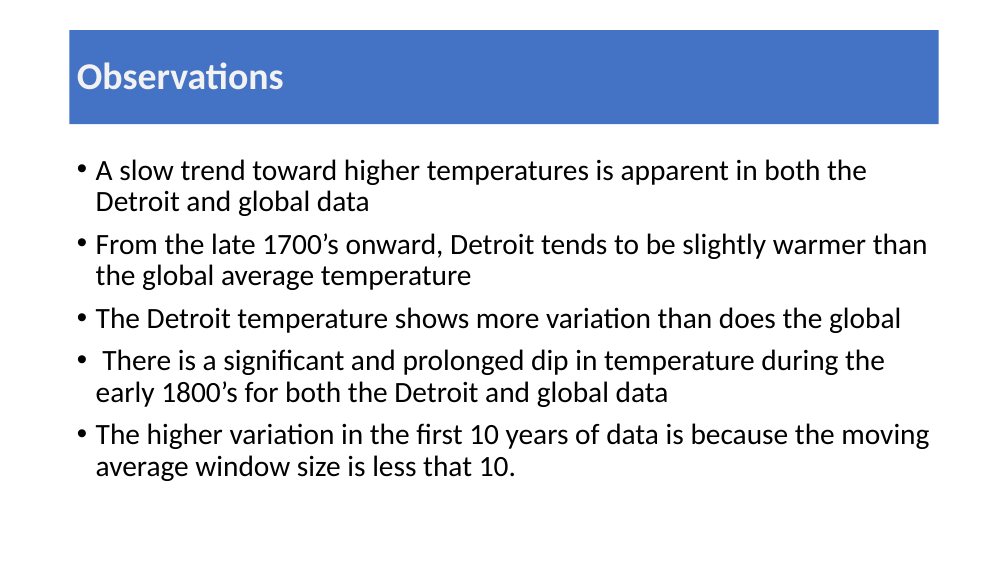
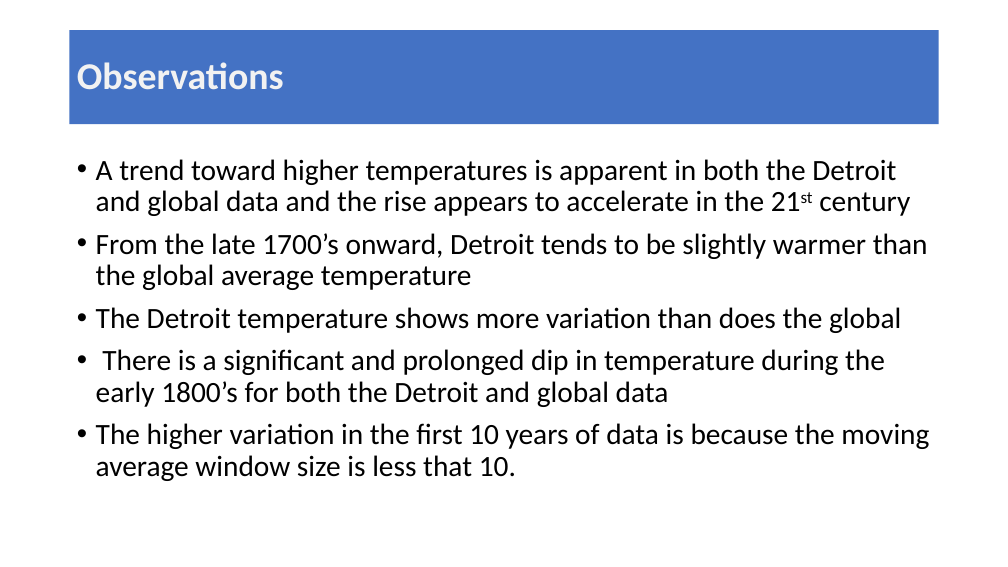
Before and after one commit to mbkieda/temperature-project, a slide deck: slide 5 of temp-project.pptx. Drawn at 1008x567 pixels with LibreOffice and Linux fonts; fonts in the diff are those of the drawing. Boxes give left, top, right and bottom in pixels: in the first picture for what was removed or moved away, otherwise in the second. Text is boxed around its words. In the diff, an @@ line names an element or a change of style, - is before the commit and + after.

```diff
--- a/temp-project.pptx
+++ b/temp-project.pptx
@@ text at (x1=96, y1=159, x2=910, y2=216): text changed @@
-• A slow trend toward higher temperatures is apparent in both the Detroit and global data
+• A trend toward higher temperatures is apparent in both the Detroit and global data and the rise appears to accelerate in the 21st century
```
Also in this commit, not shown: 1 other slide changed, 3 other files.
